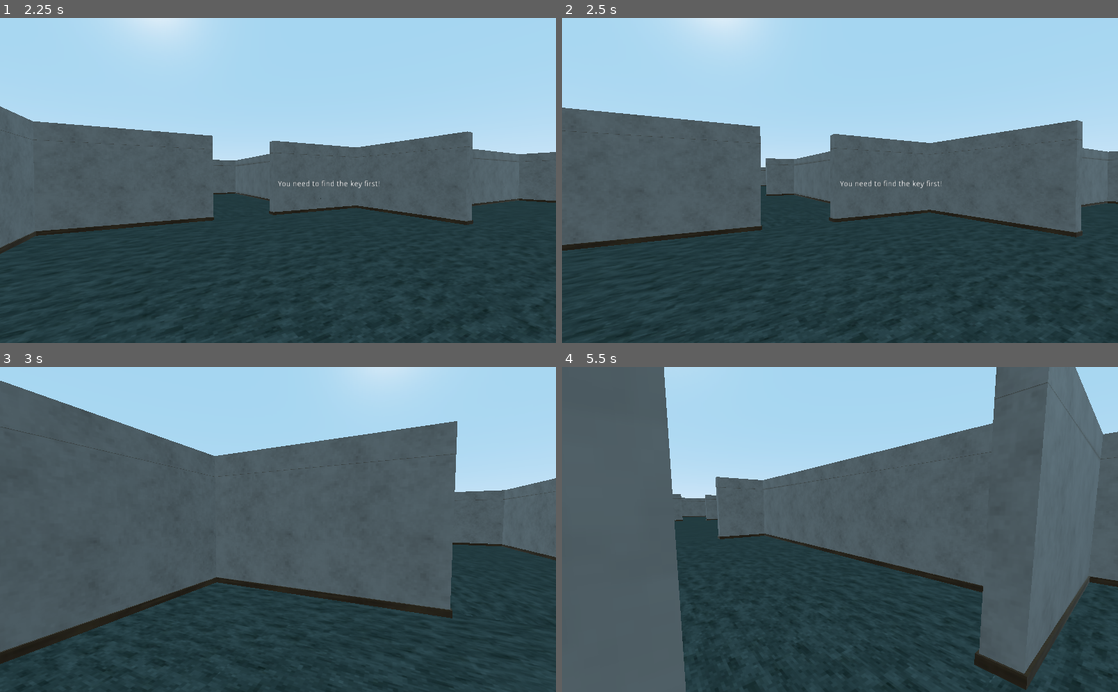
Above: before the commit, frames 1-4 (two rows, left to right).
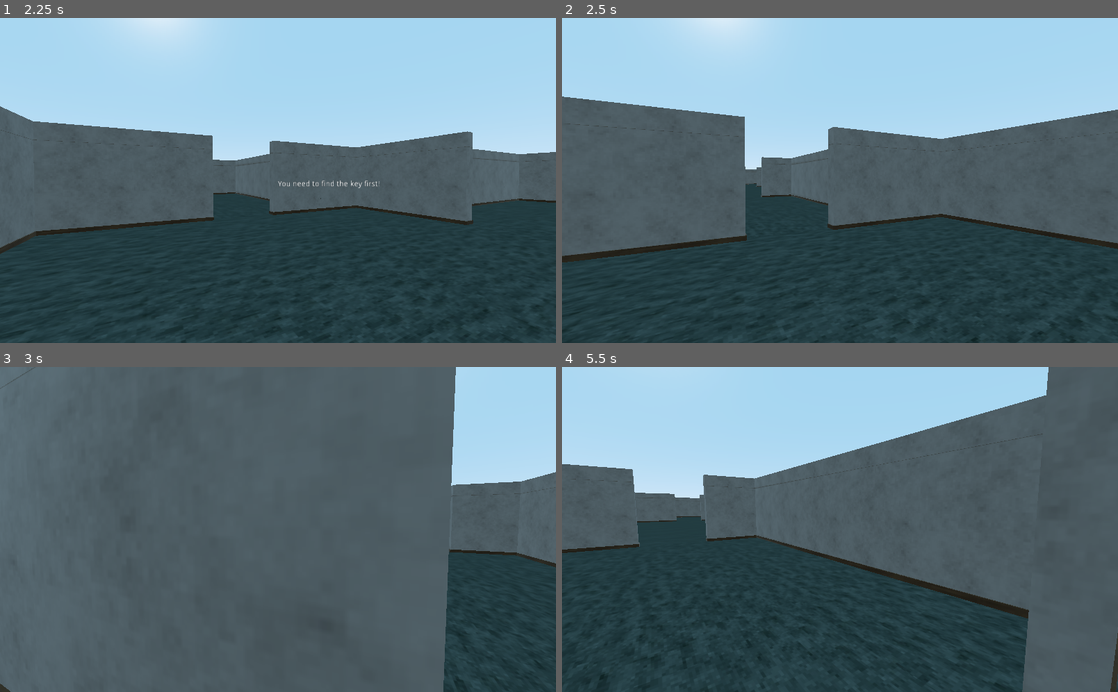
Above: after the commit, the same moments.

Repository: Xwilarg/EscapeTheCrunch
Game: Godot game, scene res://Resources/Scenes/FPSController.tscn
Same seed, same stepped clock (60 frames per second), same inputs: the game is played once before the commit and once after it.
Inputs (mouse positions are in pixels of both pictures, inside the frame that each line leads up to):
- Up to frame 1 (2.25 s): click (278, 138) at 0.52 s; type "12" at 0.6 s; click (278, 154) at 0.75 s; type "12" at 0.83 s; click "Host" at 1.25 s; tap Enter at 2 s; move the mouse to (305, 180) at 2.02 s; hold W (move_forward) from 2.03 s (still down); hold E (action) from 2.03 s (still down)
- Up to frame 2 (2.5 s): keep holding W (move_forward); keep holding E (action); tap Shift (sprint, bound only after the commit) at 2.3 s
- Up to frame 3 (3 s): keep holding W (move_forward); move the mouse to (250, 529) at 2.77 s; release E (action) at 2.78 s; tap Shift (sprint, bound only after the commit) at 2.85 s
- Up to frame 4 (5.5 s): keep holding W (move_forward); tap E (action) at 3.05, 4.55 s; move the mouse to (851, 523) at 3.52 s; hold E (action) 3.53-4.28 s; tap Shift (sprint, bound only after the commit) at 3.8, 4.35, 5.3 s; move the mouse to (834, 536) at 4.27 s; tap Space at 5 s; move the mouse to (878, 532) at 5.02 s; hold E (action) from 5.03 s (still down)

Frame 1 is identical in both runs. In frame 2, 7.3% of the frame differs, in the area x 0-100%, y 24-100%; in frame 3, 39%, in the area x 0-100%, y 0-100%; in frame 4, 30%.

Commit message:
Add sprint

Diff:
--- a/Resources/Scenes/PlayerController.gd
+++ b/Resources/Scenes/PlayerController.gd
@@ -6,6 +6,12 @@
 export var xSens = -1.0
 export var interactionDistance = 3
 export var doorDistance = 5
+
+export var sprintCooldownRef = 3.0
+export var sprintDuration = 2.0
+
+var sprintCooldown = 0
+var sprintDurationTimer = 0
 
 var door: Object
 var label: Object
@@ -53,6 +59,9 @@
 		Network.take_badge(Network.playerID);
 		label.hide()
 		safeTarget = null
+	if Input.is_action_pressed("sprint") and !currentKey and sprintCooldown <= 0.0:
+		sprintDurationTimer = sprintDuration
+		sprintCooldown = sprintCooldownRef + sprintDuration
 
 func lose_badge():
 	if currentKey:
@@ -60,6 +69,12 @@
 		Network.drop_badge(Network.playerID);
 
 func _physics_process(delta):
+	if sprintDurationTimer > 0.0:
+		sprintDurationTimer -= delta
+	if sprintCooldown > 0.0:
+		sprintCooldown -= delta
+		print(sprintCooldown)
+
 	label.hide()
 
 	# Controls
@@ -75,7 +90,10 @@
 	elif Input.is_action_pressed("move_forward"):
 		y = -1
 
-	var velocity = (global_transform.basis.y * y + global_transform.basis.x * x).normalized() * speed
+	var currSpeed = speed
+	if sprintDurationTimer > 0.0:
+		currSpeed *= 2
+	var velocity = (global_transform.basis.y * y + global_transform.basis.x * x).normalized() * currSpeed
 	move_and_slide(velocity)
 
 	var center = get_viewport().size/2
--- a/project.godot
+++ b/project.godot
@@ -77,6 +77,11 @@
 "events": [ Object(InputEventKey,"resource_local_to_scene":false,"resource_name":"","device":0,"alt":false,"shift":false,"control":false,"meta":false,"command":false,"pressed":false,"scancode":0,"physical_scancode":69,"unicode":0,"echo":false,"script":null)
  ]
 }
+sprint={
+"deadzone": 0.5,
+"events": [ Object(InputEventKey,"resource_local_to_scene":false,"resource_name":"","device":0,"alt":false,"shift":false,"control":false,"meta":false,"command":false,"pressed":false,"scancode":0,"physical_scancode":16777237,"unicode":0,"echo":false,"script":null)
+ ]
+}
 
 [physics]
 
